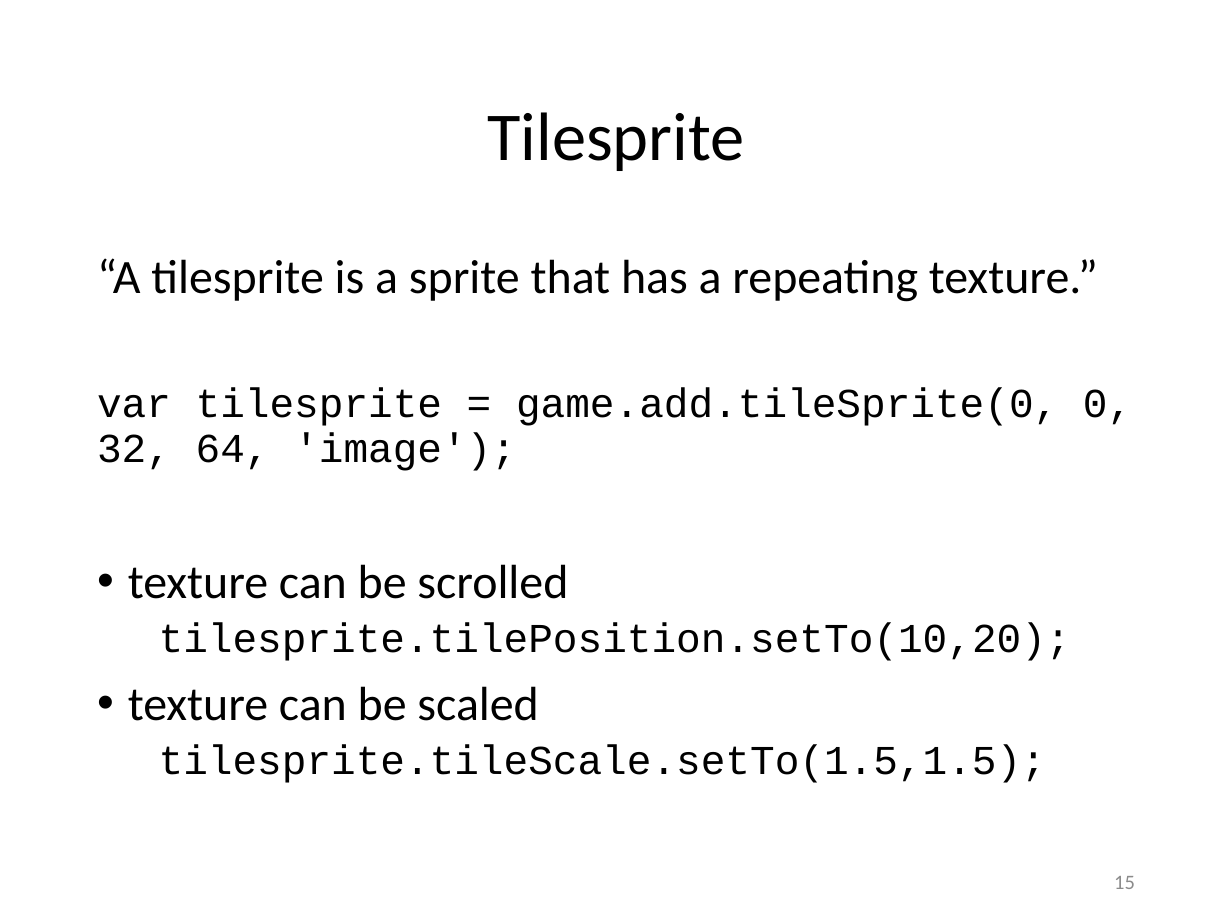
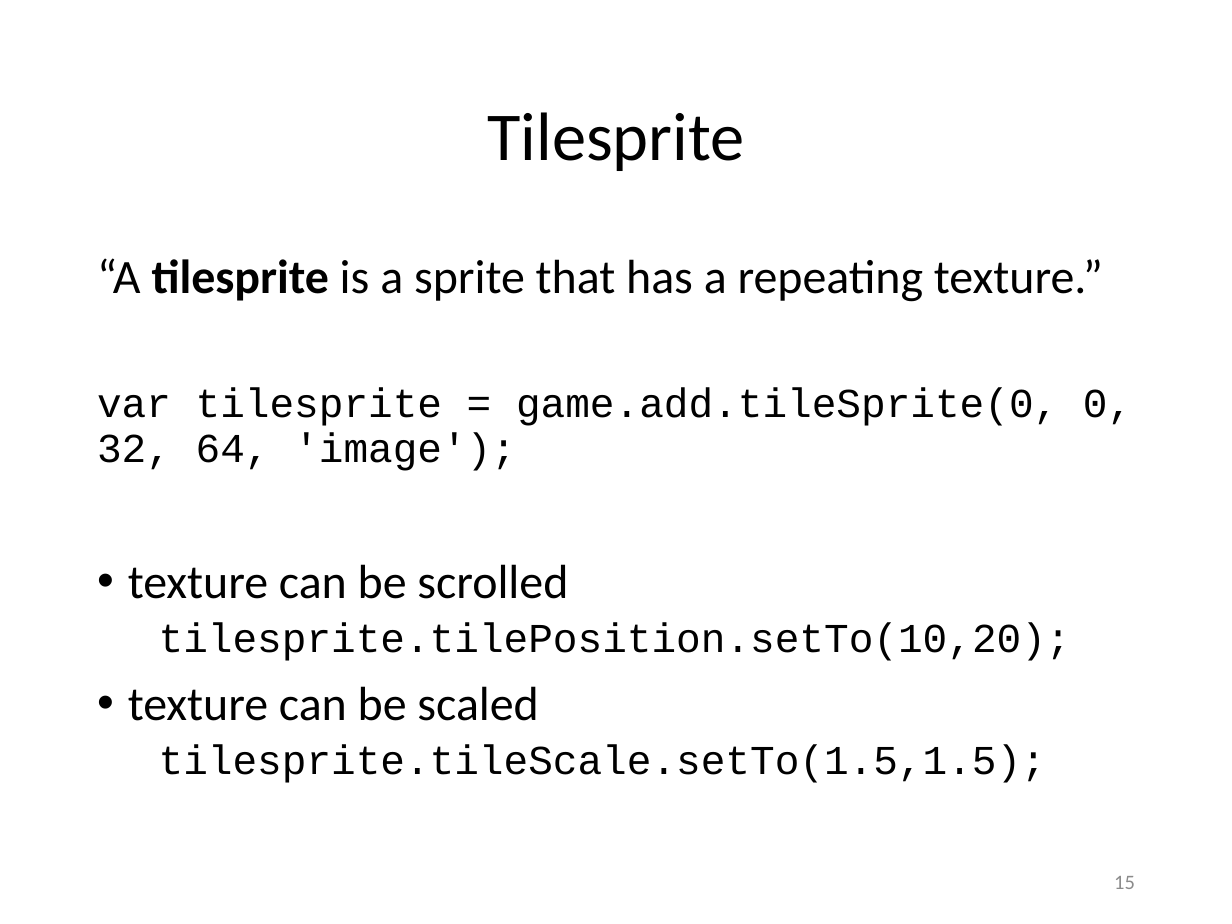
Before and after one commit to Lotti/codemotion2014, a slide deck: slide 15 of codemotion.pptx. Drawn at 1232x924 pixels with LibreOffice and Linux fonts; fonts in the diff are those of the drawing; background and template pictures are left out. Boxes give left, top, right and bottom in pixels: in the first picture for what was removed or moved away, otherwise in the second. Text is boxed around its words. In the diff, an @@ line names an element or a change of style, - is before the commit and + after.

```diff
--- a/codemotion.pptx
+++ b/codemotion.pptx
@@ text at box(97, 258, 1103, 302): bold on in "tilesprite" @@
```
Also in this commit, not shown: 4 other slides changed.
